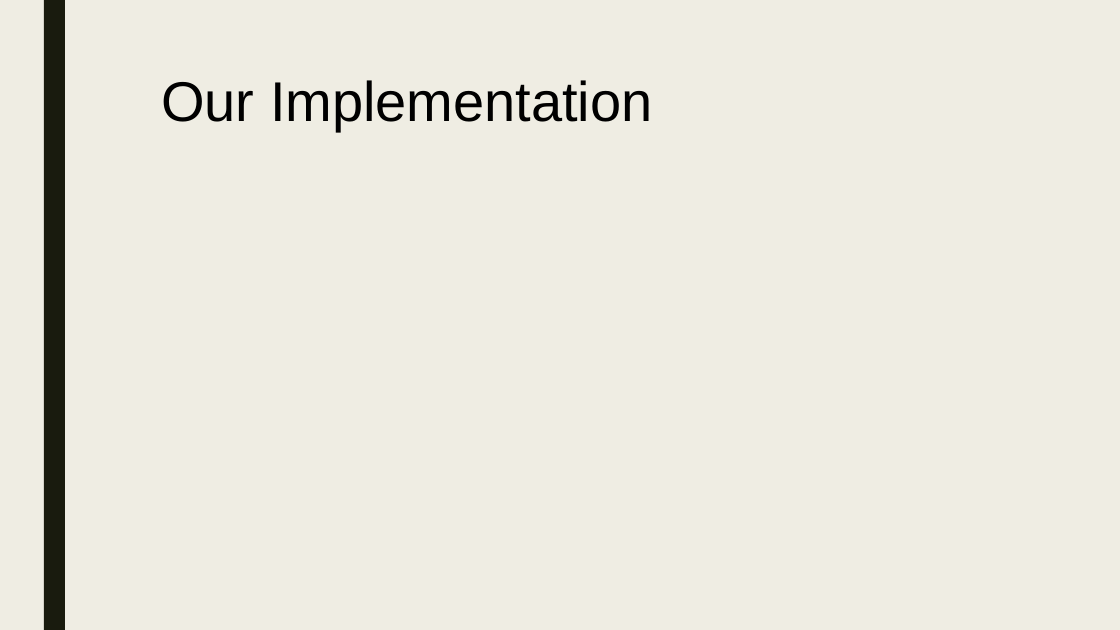
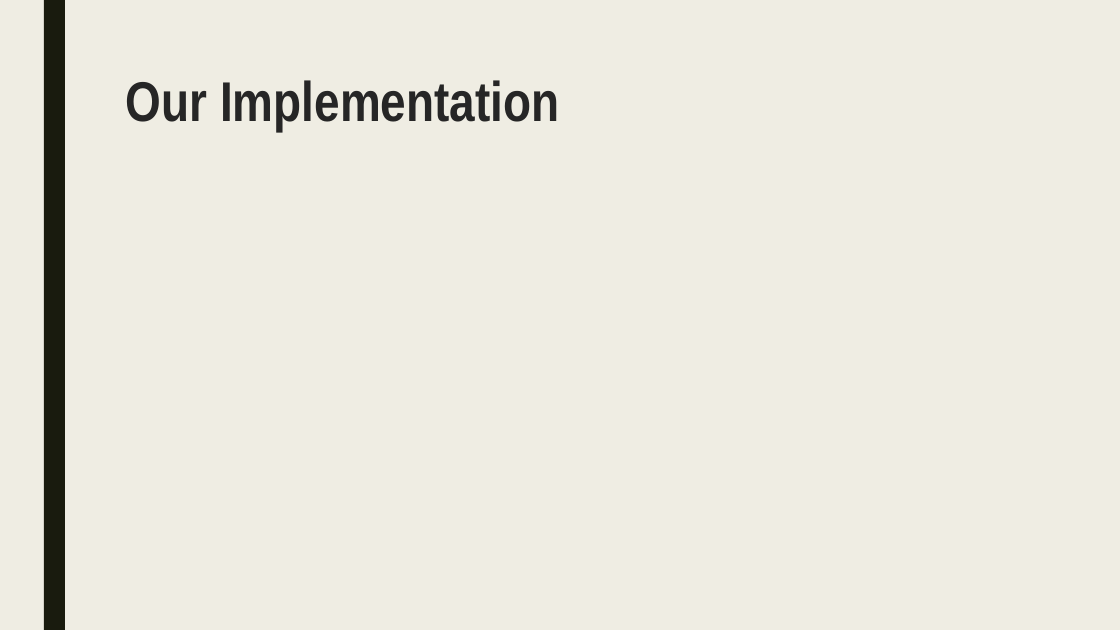
Before and after one commit to kristy0414/big-data-hackathon-in-San-Diego, a slide deck: slide 6 of Team Lucky Cat Project Presentation.pptx. Drawn at 1120x630 pixels with LibreOffice and Linux fonts; fonts in the diff are those of the drawing. Boxes give left, top, right and bottom in pixels: in the first picture for what was removed or moved away, otherwise in the second. Text is boxed around its words. In the diff, an @@ line names an element or a change of style, - is before the commit and + after.

```diff
--- a/Team Lucky Cat Project Presentation.pptx
+++ b/Team Lucky Cat Project Presentation.pptx
@@ text "Our Implementation" at (x1=126, y1=80, x2=559, y2=131): font Arial to Arial Narrow, text colour #000000 to #262626, bold on @@
```
Also in this commit, not shown: 8 other slides changed.
